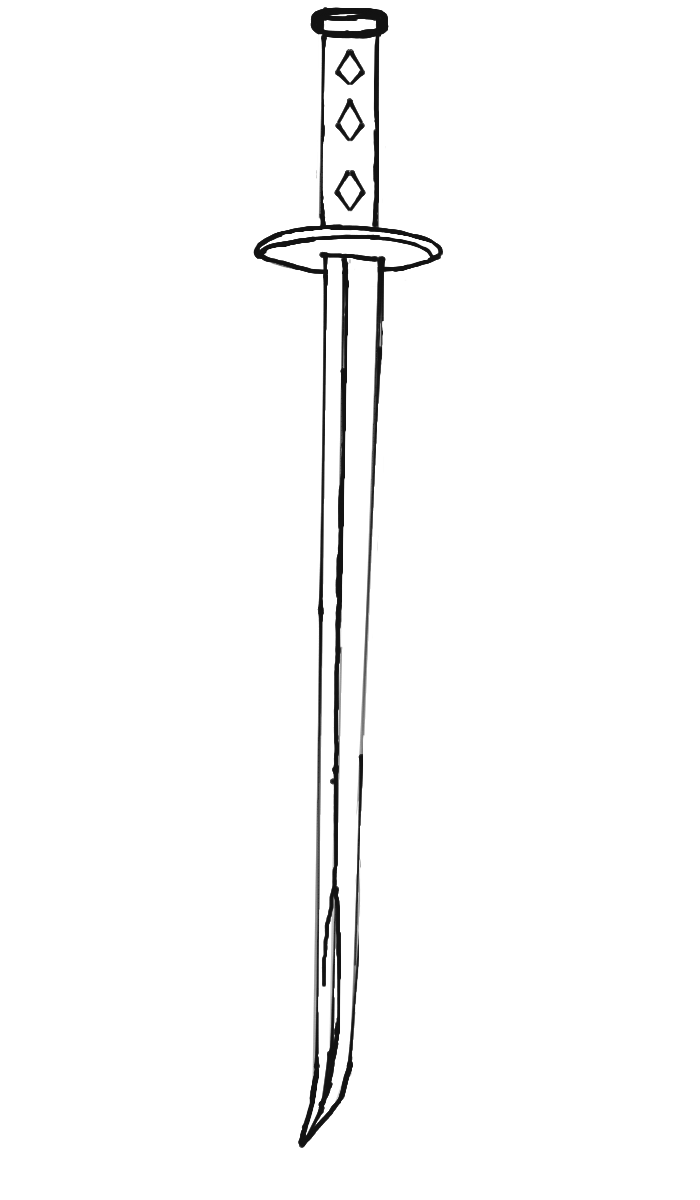
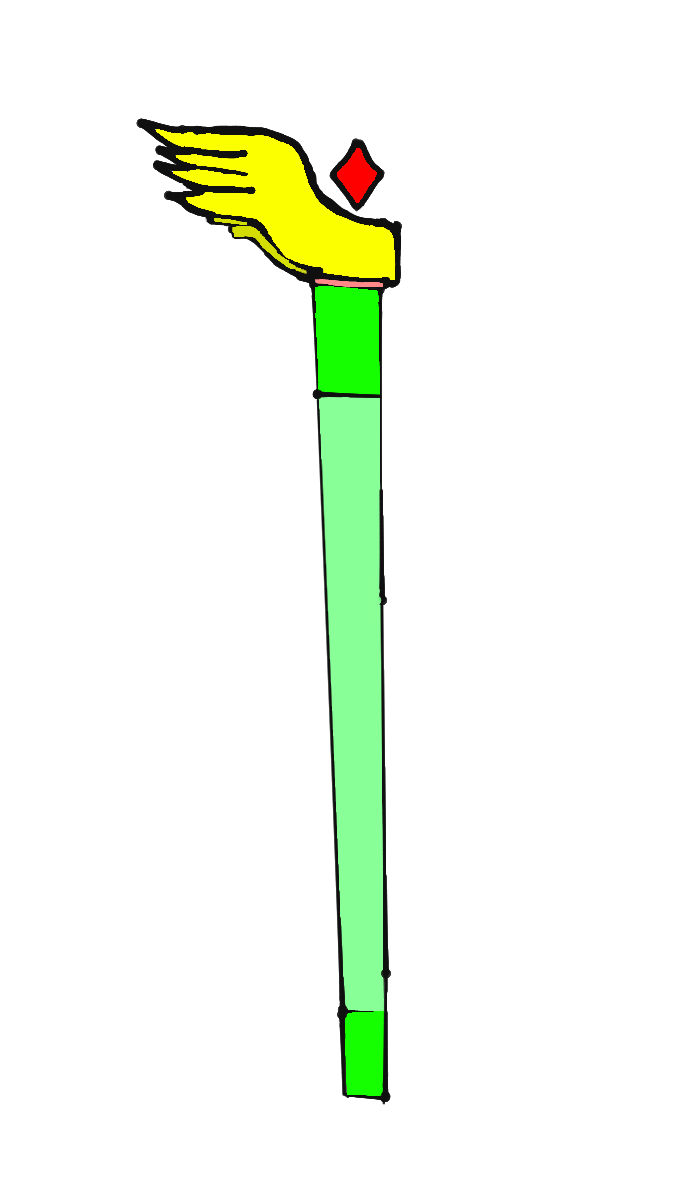
Layered file, before and after one edit (w=700, h=1200). Changes by layer:
added layer "Paint Layer 4" above "Paint Layer 3" over left=136, top=64, right=443, bottom=1148
hid "Paint Layer 3", painted on it over left=192, top=7, right=443, bottom=1148
